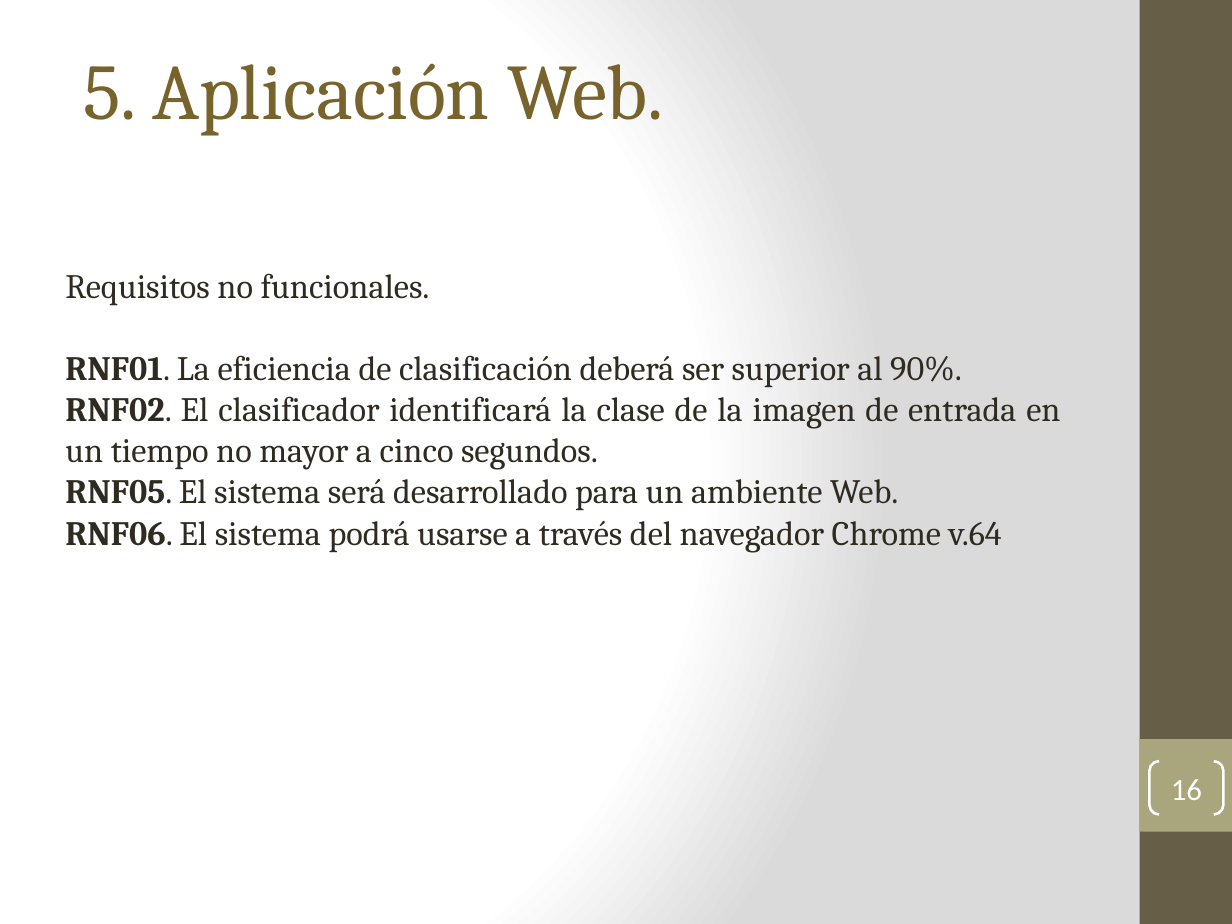
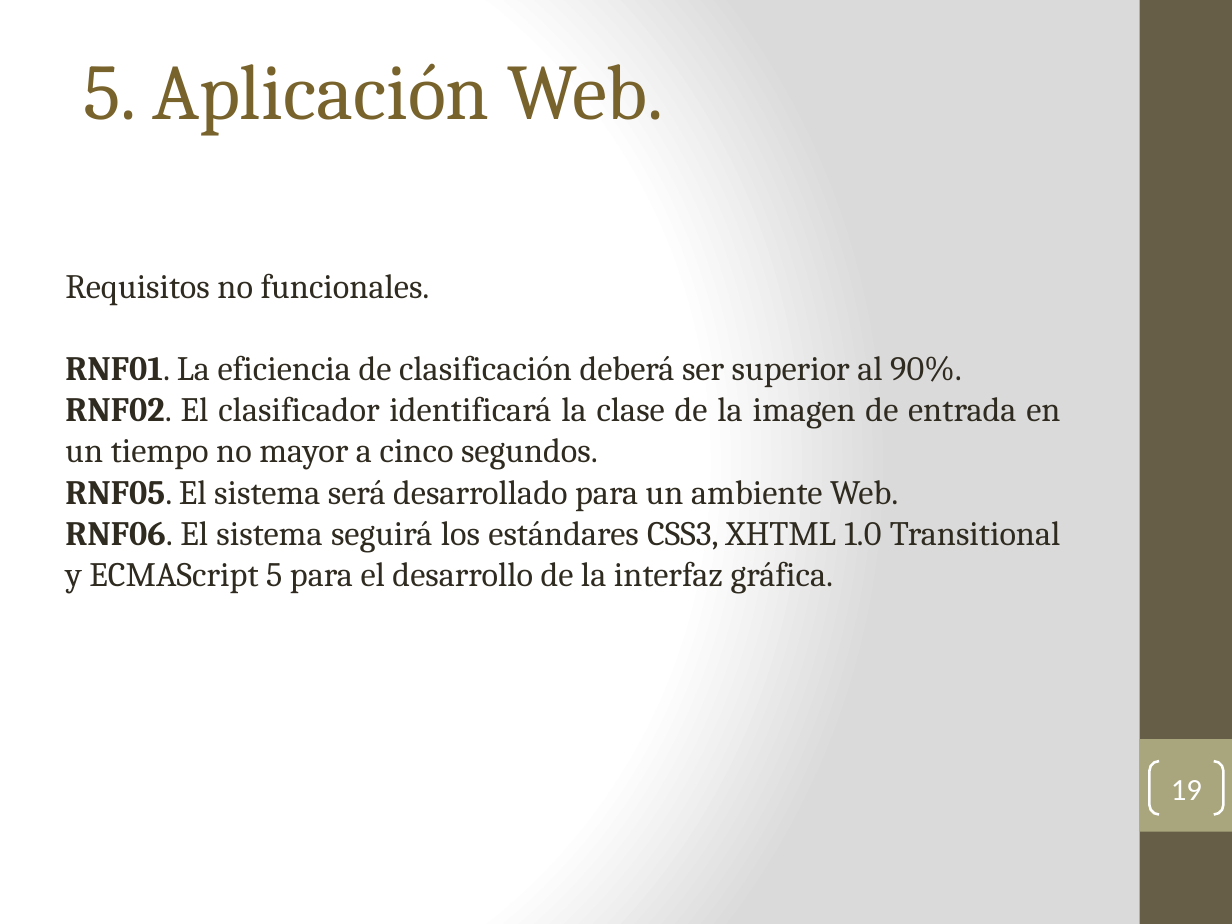
Before and after one commit to earredondo/PlantDiseaseDetection, a slide deck: slide 19 of technicalReport/tt2/presentacionTT2-v1.0.pptx (slide 16 before the commit). Drawn at 1232x924 pixels with LibreOffice and Linux fonts; fonts in the diff are those of the drawing. Boxes give left, top, right and bottom in pixels: in the first picture for what was removed or moved away, otherwise in the second. Text is boxed around its words. In the diff, an @@ line names an element or a change of style, - is before the commit and + after.

```diff
--- a/technicalReport/tt2/presentacionTT2-v1.0.pptx
+++ b/technicalReport/tt2/presentacionTT2-v1.0.pptx
@@ text at (65,521,1061,594): text changed @@
-RNF06. El sistema podrá usarse a través del navegador Chrome v.64
+RNF06. El sistema seguirá los estándares CSS3, XHTML 1.0 Transitional y ECMAScript 5 para el desarrollo de la interfaz gráfica.
@@ page number at (1171,780,1202,800): text changed @@
-16
+19
```
Also in this commit, not shown: 15 other slides changed, 5 slides added, 1 slide removed, 1 other file.
